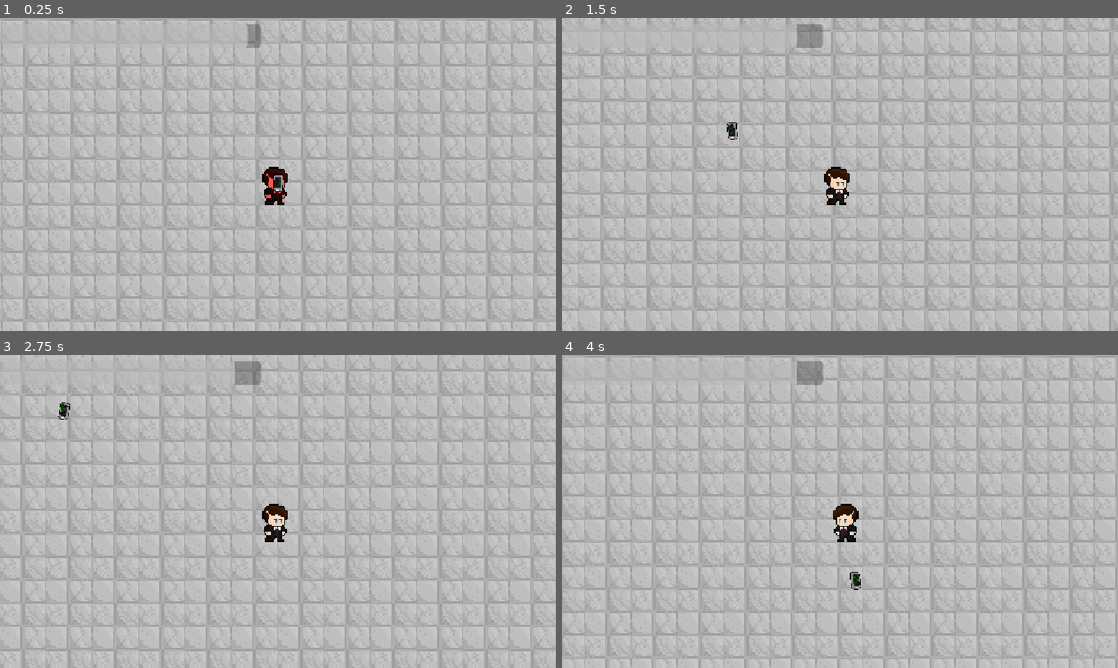
Above: before the commit, frames 1-4 (two rows, left to right).
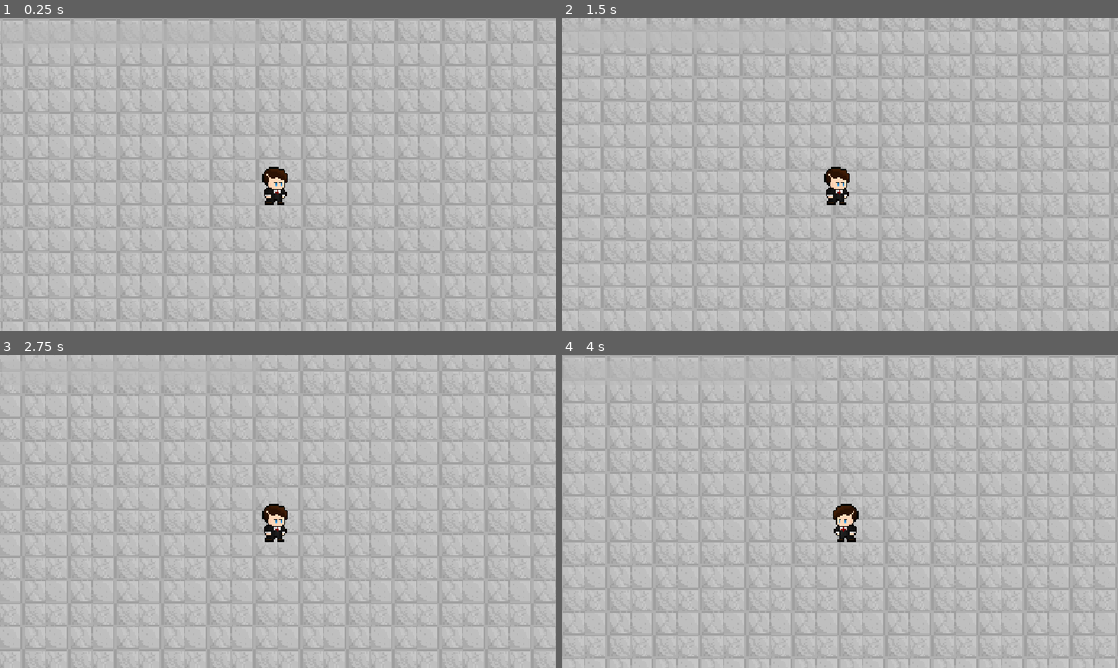
Above: after the commit, the same moments.

Repository: leolilaia/GuerraTecnologica
Game: Godot game, scene res://scenes/main/main_arena.tscn
The game is run twice, just before and just after one commit, with the same random seed, the same clock (stepped at 60 frames per second) and the same inputs.
Inputs (mouse positions are in pixels of both pictures, inside the frame that each line leads up to):
- Up to frame 1 (0.25 s): no input
- Up to frame 2 (1.5 s): tap Enter at 0.5 s; move the mouse to (962, 158) at 0.52 s; hold Right (ui_right) 0.53-1.28 s; click (962, 158) at 0.67 s; move the mouse to (728, 190) at 1.27 s; hold Down (ui_down) from 1.28 s (still down)
- Up to frame 3 (2.75 s): move the mouse to (333, 442) at 2.02 s; release Down (ui_down) at 2.03 s; hold Right (ui_right) from 2.03 s (still down)
- Up to frame 4 (4 s): move the mouse to (812, 574) at 2.77 s; release Right (ui_right) at 2.78 s; hold Up (ui_up) 2.78-3.53 s; click (812, 574) at 2.92 s; move the mouse to (1006, 558) at 3.52 s; hold Left (ui_left) from 3.53 s (still down)

The runs differ from the first frame. In frame 1, 0.3% of the frame differs, in the area x 44-52%, y 2-58%; in frame 2, 0.4%; in frame 3, 0.4%; in frame 4, 0.5%, in the area x 42-54%, y 2-76%.

Commit message:
Adiciona spawner, armas de Ada, Turing e Hedy

Diff:
--- a/scenes/enemies/enemybase.tscn
+++ b/scenes/enemies/enemybase.tscn
@@ -4,6 +4,10 @@
 [ext_resource type="Texture2D" uid="uid://363xqhquj21m" path="res://assets/sprites/Inimigos/Genéricos/Samsung.png" id="2_73n04"]
 
 [sub_resource type="CapsuleShape2D" id="CapsuleShape2D_tmq5d"]
+radius = 3.0
+height = 12.0
+
+[sub_resource type="CapsuleShape2D" id="CapsuleShape2D_3vd68"]
 radius = 3.0
 height = 12.0
 
@@ -20,3 +24,7 @@
 [node name="CollisionShape2D" type="CollisionShape2D" parent="Hitbox" unique_id=2107185566]
 position = Vector2(-1, 0)
 shape = SubResource("CapsuleShape2D_tmq5d")
+
+[node name="CollisionShape2D" type="CollisionShape2D" parent="." unique_id=288305320]
+position = Vector2(-1, 0)
+shape = SubResource("CapsuleShape2D_3vd68")
--- a/scenes/main/main_arena.tscn
+++ b/scenes/main/main_arena.tscn
@@ -4,6 +4,28 @@
 [ext_resource type="PackedScene" uid="uid://dmcme03bjx7n6" path="res://scenes/player/player.tscn" id="2_igey7"]
 [ext_resource type="PackedScene" uid="uid://1640r0stkje4" path="res://scenes/enemies/enemybase.tscn" id="3_igey7"]
 [ext_resource type="Script" uid="uid://cjsseyrf0h4kj" path="res://scripts/hud.gd" id="4_y7d6u"]
+[ext_resource type="Script" uid="uid://dxqgh5bs0d7e8" path="res://scripts/enemy_spawner.gd" id="5_ai6ef"]
+[ext_resource type="Script" uid="uid://ba6ld4pwhqds1" path="res://scripts/enemybase.gd" id="6_vy0at"]
+[ext_resource type="Texture2D" uid="uid://363xqhquj21m" path="res://assets/sprites/Inimigos/Genéricos/Samsung.png" id="7_g1wnh"]
+
+[sub_resource type="CapsuleShape2D" id="CapsuleShape2D_tmq5d"]
+radius = 3.0
+height = 12.0
+
+[sub_resource type="PackedScene" id="PackedScene_3eu38"]
+_bundled = {
+"conn_count": 0,
+"conns": PackedInt32Array(),
+"editable_instances": [],
+"id_paths": [PackedInt32Array(), PackedInt32Array(), PackedInt32Array()],
+"names": PackedStringArray("SmartBotao", "CharacterBody2D", "script", "Sprite2D", "Sprite2D", "position", "scale", "texture", "Hitbox", "Area2D", "CollisionShape2D", "CollisionShape2D", "position", "shape"),
+"node_count": 4,
+"node_ids": PackedInt32Array(410658759, 555424325, 1228511987, 2107185566),
+"node_paths": [NodePath("."), NodePath("."), NodePath("./Hitbox")],
+"nodes": PackedInt32Array(-1, -1, 1, 0, -1, 1, 2, 0, 0, 1073741824, 0, 4, 3, -1, 3, 5, 1, 6, 2, 7, 3, 0, 1073741825, 0, 9, 8, -1, 0, 0, 1073741826, 0, 11, 10, -1, 2, 12, 4, 13, 5, 0),
+"variants": [ExtResource("6_vy0at"), Vector2(-4.7683716e-07, -2.2351742e-08), Vector2(0.053710926, 0.06347656), ExtResource("7_g1wnh"), Vector2(-1, 0), SubResource("CapsuleShape2D_tmq5d")],
+"version": 3
+}
 
 [node name="MainArena" type="Node2D" unique_id=2030471012]
 
@@ -12,6 +34,7 @@
 [node name="Player" parent="." unique_id=1957060281 instance=ExtResource("2_igey7")]
 
 [node name="SmartBotao" parent="." unique_id=410658759 instance=ExtResource("3_igey7")]
+position = Vector2(39, 1)
 
 [node name="HUD" type="CanvasLayer" parent="." unique_id=1778295995]
 script = ExtResource("4_y7d6u")
@@ -26,3 +49,7 @@
 offset_right = -0.2880249
 offset_bottom = -0.20800018
 show_percentage = false
+
+[node name="EnemySpawner" type="Node2D" parent="." unique_id=1885426375]
+script = ExtResource("5_ai6ef")
+enemy_scene = SubResource("PackedScene_3eu38")
--- a/scenes/player/player.tscn
+++ b/scenes/player/player.tscn
@@ -2,8 +2,7 @@
 
 [ext_resource type="Script" uid="uid://b148xflm6jwmu" path="res://scripts/player.gd" id="1_qm0ti"]
 [ext_resource type="Texture2D" uid="uid://hmakf0u1pfns" path="res://assets/sprites/Personagens/alan-turing.png" id="2_fhbv5"]
-[ext_resource type="Script" uid="uid://bp7ynevskppff" path="res://scripts/weapon.gd" id="3_pqap4"]
-[ext_resource type="PackedScene" uid="uid://rjkkfg2fmscd" path="res://scenes/weapons/projectile.tscn" id="4_2c7ny"]
+[ext_resource type="PackedScene" uid="uid://ch6guehjk5w22" path="res://scenes/weapons/heady_weapon.tscn" id="5_p47bc"]
 
 [sub_resource type="CapsuleShape2D" id="CapsuleShape2D_tmq5d"]
 radius = 7.0
@@ -23,6 +22,4 @@
 position = Vector2(-1, -5)
 zoom = Vector2(3, 3)
 
-[node name="Weapon" type="Node2D" parent="." unique_id=1936755187]
-script = ExtResource("3_pqap4")
-projectile_scene = ExtResource("4_2c7ny")
+[node name="HeadyWeapon" parent="." unique_id=1308651868 instance=ExtResource("5_p47bc")]
--- /dev/null
+++ b/scenes/weapons/gear.tscn
@@ -0,0 +1,16 @@
+[gd_scene format=3 uid="uid://c0purdd87gl31"]
+
+[ext_resource type="Script" uid="uid://bivuikjm8qg5q" path="res://scripts/gear.gd" id="1_xvyr2"]
+
+[sub_resource type="CircleShape2D" id="CircleShape2D_g5l8u"]
+radius = 19.235384
+
+[node name="Gear_tscn" type="Area2D" unique_id=1343470985]
+collision_layer = 0
+collision_mask = 2
+script = ExtResource("1_xvyr2")
+
+[node name="Sprite2D" type="Sprite2D" parent="." unique_id=83816644]
+
+[node name="CollisionShape2D" type="CollisionShape2D" parent="." unique_id=1794269031]
+shape = SubResource("CircleShape2D_g5l8u")
--- /dev/null
+++ b/scenes/weapons/heady_weapon.tscn
@@ -0,0 +1,16 @@
+[gd_scene format=3 uid="uid://ch6guehjk5w22"]
+
+[ext_resource type="Script" uid="uid://c5mp7q210powq" path="res://scripts/heady_weapon.gd" id="1_hm2p8"]
+
+[sub_resource type="CircleShape2D" id="CircleShape2D_tmq5d"]
+radius = 46.043457
+
+[node name="HeadyWeapon" type="Area2D" unique_id=1308651868]
+collision_layer = 0
+collision_mask = 2
+script = ExtResource("1_hm2p8")
+
+[node name="Sprite2D" type="Sprite2D" parent="." unique_id=1531798523]
+
+[node name="CollisionShape2D" type="CollisionShape2D" parent="." unique_id=219137500]
+shape = SubResource("CircleShape2D_tmq5d")
--- /dev/null
+++ b/scenes/weapons/turing_weapon.tscn
@@ -0,0 +1,6 @@
+[gd_scene format=3 uid="uid://dcn35offa7fyd"]
+
+[ext_resource type="Script" uid="uid://d3sb1swin5t36" path="res://scripts/turing_weapon.gd" id="1_lsxph"]
+
+[node name="TuringWeapon" type="Node2D" unique_id=1214969652]
+script = ExtResource("1_lsxph")
--- /dev/null
+++ b/scripts/enemy_spawner.gd
@@ -0,0 +1,21 @@
+extends Node
+
+@export var enemy_scene: PackedScene   # arraste enemybase.tscn aqui no Inspetor
+@export var spawn_interval: float = 1.0
+@export var spawn_radius: float = 600.0
+
+var timer: float = 0.0
+
+func _process(delta: float) -> void:
+	timer += delta
+	if timer < spawn_interval:
+		return
+	timer = 0.0
+
+	var player := get_tree().get_first_node_in_group("player") as Node2D
+	if player == null or enemy_scene == null:
+		return
+
+	var enemy := enemy_scene.instantiate() as Node2D
+	get_parent().add_child(enemy)
+	enemy.global_position = player.global_position + Vector2.from_angle(randf() * TAU) * spawn_radius
--- /dev/null
+++ b/scripts/gear.gd
@@ -0,0 +1,35 @@
+extends Area2D
+
+var center: Node2D
+var angle: float = 0.0
+var radius: float = 30.0
+var damage: float = 10.0
+
+var angular_speed: float = 3.0    # rad/s: velocidade em que gira em volta do player
+var expand_speed: float = 120.0   # px/s: quanto se afasta do centro
+var lifetime: float = 4.0
+
+func _ready() -> void:
+	body_entered.connect(_on_body_entered)
+
+func setup(c: Node2D, start_angle: float, dmg: float) -> void:
+	center = c
+	angle = start_angle
+	damage = dmg
+
+func _physics_process(delta: float) -> void:
+	if not is_instance_valid(center):
+		queue_free()
+		return
+	angle += angular_speed * delta
+	radius += expand_speed * delta
+	global_position = center.global_position + Vector2.from_angle(angle) * radius
+	rotation += 15.0 * delta   # a engrenagem girando sobre si mesma
+
+	lifetime -= delta
+	if lifetime <= 0.0:
+		queue_free()
+
+func _on_body_entered(body: Node) -> void:
+	if body.has_method("take_damage"):
+		body.take_damage(damage)
--- /dev/null
+++ b/scripts/heady_weapon.gd
@@ -0,0 +1,15 @@
+extends Area2D
+
+@export var damage: float = 3.0
+@export var tick: float = 0.5   # dano a cada 0,5 s
+
+var timer: float = 0.0
+
+func _process(delta: float) -> void:
+	timer -= delta
+	if timer > 0.0:
+		return
+	timer = tick
+	for body in get_overlapping_bodies():
+		if body.has_method("take_damage"):
+			body.take_damage(damage)
--- a/scripts/player.gd
+++ b/scripts/player.gd
@@ -9,9 +9,13 @@
 var hp: float
 var invulnerable: bool = false
 
+@export var starting_weapon: PackedScene
+
 func _ready() -> void:
 	add_to_group("player")
 	hp = max_hp
+	if starting_weapon:
+		add_child(starting_weapon.instantiate())
 
 func _physics_process(_delta: float) -> void:
 	var direction: Vector2 = Input.get_vector("ui_left", "ui_right", "ui_up", "ui_down")
--- /dev/null
+++ b/scripts/turing_weapon.gd
@@ -0,0 +1,24 @@
+extends Node2D
+
+@export var gear_scene: PackedScene   # arraste gear.tscn
+@export var cooldown: float = 2.0
+@export var damage: float = 10.0
+@export var level: int = 1            # número de engrenagens por disparo
+
+var timer: float = 0.0
+
+func _process(delta: float) -> void:
+	timer -= delta
+	if timer > 0.0:
+		return
+	timer = cooldown
+	_fire()
+
+func _fire() -> void:
+	if gear_scene == null:
+		return
+	var player := get_parent() as Node2D
+	for i in level:
+		var gear := gear_scene.instantiate()
+		get_tree().current_scene.add_child(gear)
+		gear.setup(player, TAU * i / level, damage)   # 360° / N entre cada uma
--- a/scripts/weapon.gd
+++ b/scripts/weapon.gd
@@ -29,3 +29,5 @@
 	get_tree().current_scene.add_child(p)   # na arena, para não andar junto com o player
 	p.global_position = global_position
 	p.setup(dir, damage, projectile_speed, pierce)
+
+@export var starting_weapon: PackedScene
Not shown, added: scripts/enemy_spawner.gd.uid
Not shown, added: scripts/gear.gd.uid
Not shown, added: scripts/heady_weapon.gd.uid
Not shown, added: scripts/turing_weapon.gd.uid
